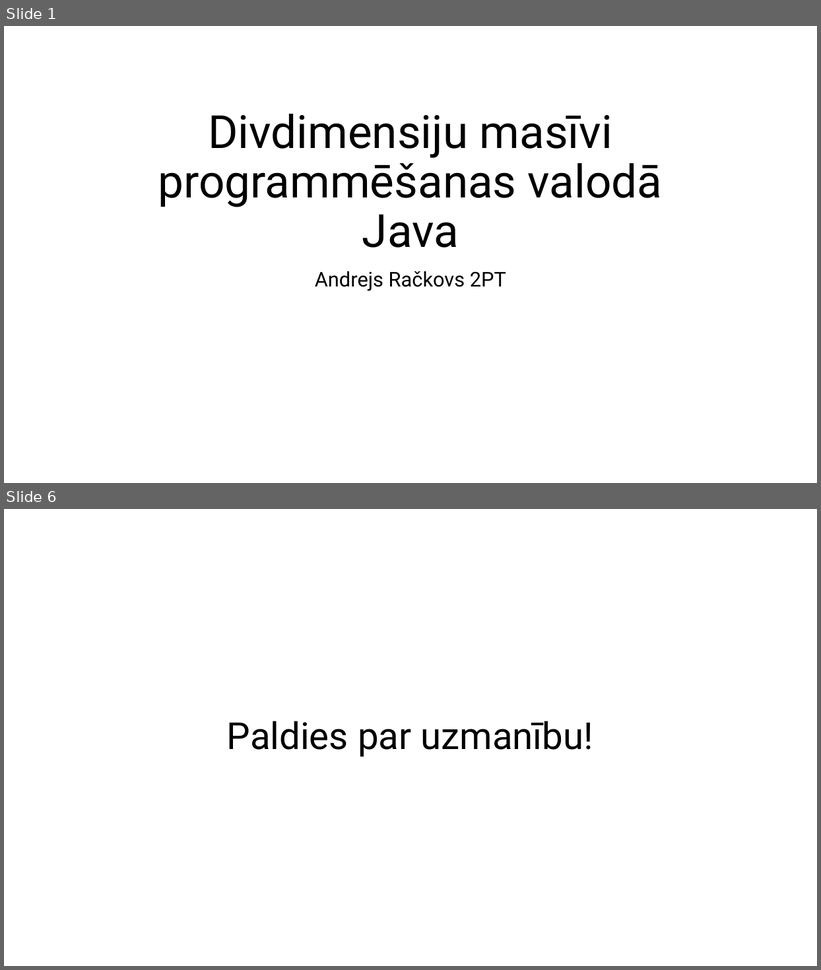
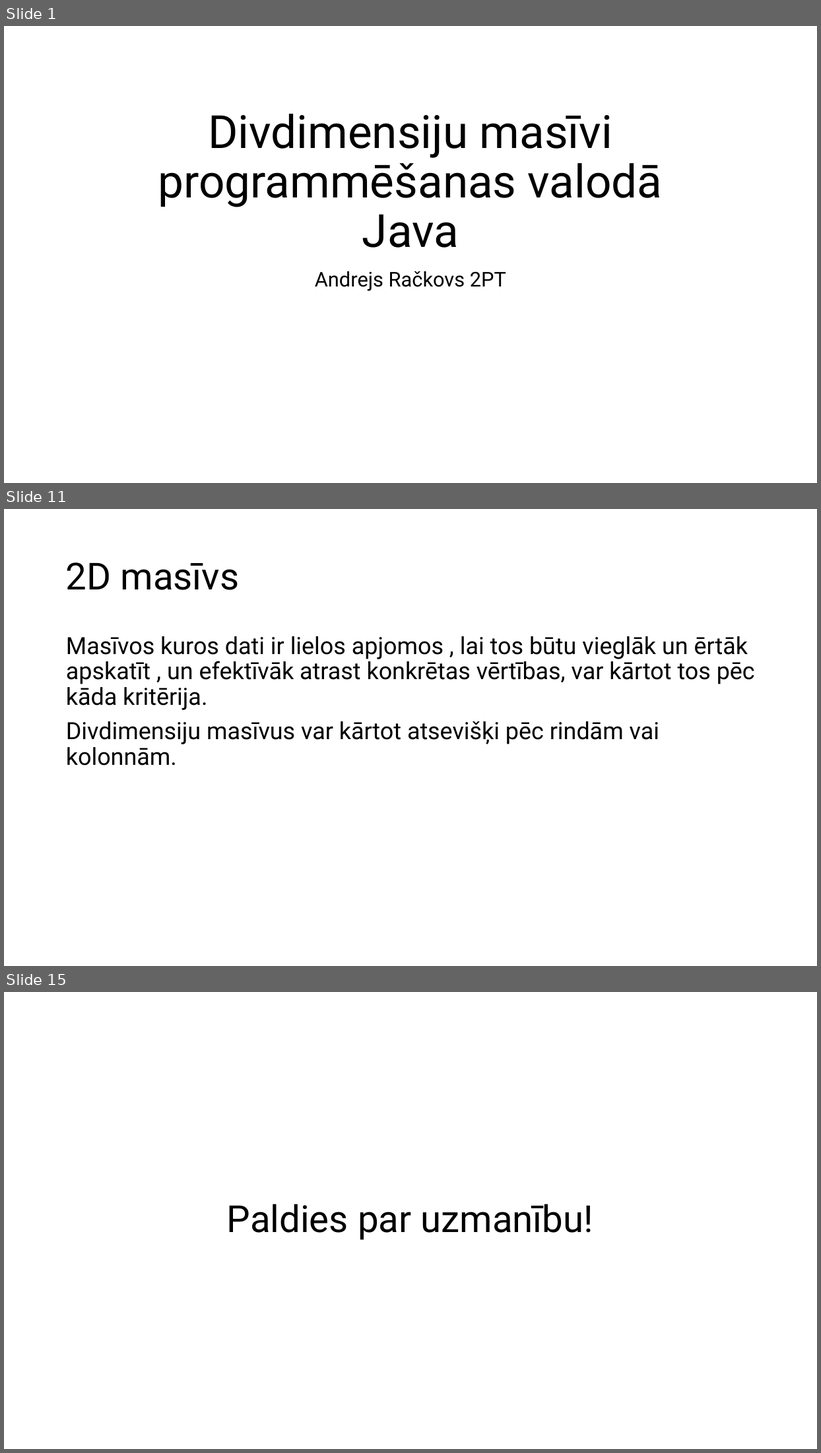
Before and after one commit to Andrejatsm/Eksamens, a slide deck: 2D Array.pptx. Shown one above the other, each under a label of ours: slides 1 and 6 before the commit, slides 1, 11 and 15 after it; the slides between them are not shown. The pictures are 821x970 and 821x1453 pixels, drawn with LibreOffice and Linux fonts; fonts in the diff are those of the drawing. Boxes give left, top, right and bottom in pixels: in the first picture for what was removed or moved away, otherwise in the second. Text is boxed around its words. In the diff, an @@ line names an element or a change of style, - is before the commit and + after.

```diff
--- a/2D Array.pptx
+++ b/2D Array.pptx
@@ slide 11 added at box(4, 509, 817, 966), background #FFFFFF @@
@@ title added at box(66, 562, 240, 590), 44 pt, text #000000 @@
+2D masīvs
@@ text added at box(66, 636, 755, 766), 28 pt, text #000000 @@
+Masīvos kuros dati ir lielos apjomos , lai tos būtu vieglāk un ērtāk apskatīt , un efektīvāk atrast konkrētas vērtības, var kārtot tos pēc kāda kritērija.
+Divdimensiju masīvus var kārtot atsevišķi pēc rindām vai kolonnām.
@@ what was slide 6 is now slide 15 @@
```
Also in this commit, not shown: 3 slides changed, 9 other slides added, 1 slide removed, 1 other file.
